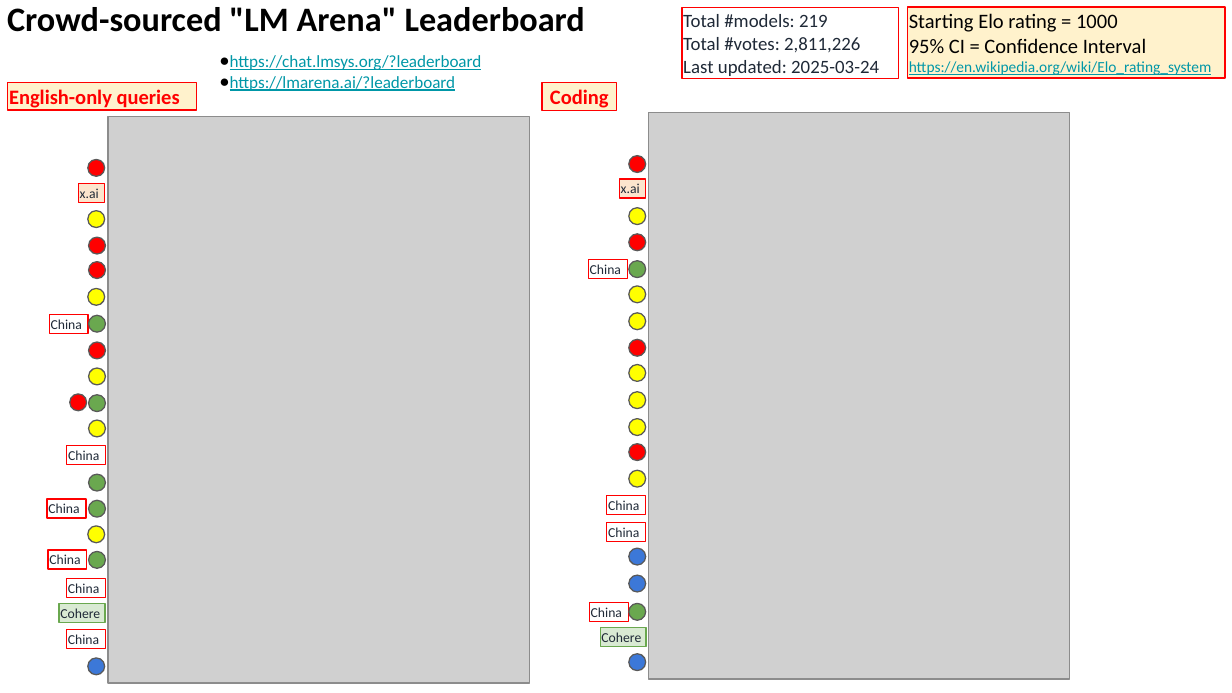
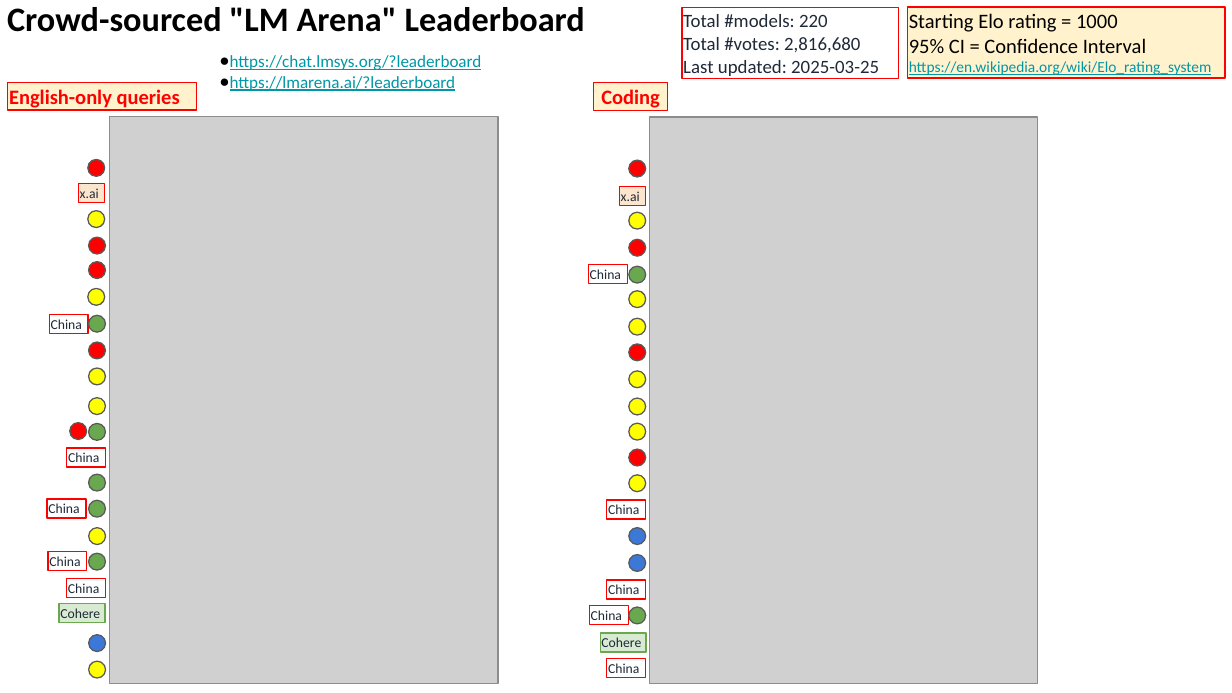
Before and after one commit to lselector/seminar, a slide deck: slide 22 of 2025/2025-03-28-AI-Updates.pptx (slide 20 before the commit). Drawn at 1232x693 pixels with LibreOffice and Linux fonts; fonts in the diff are those of the drawing; grey boxes stand for pictures. Boxes give left, top, right and bottom in pixels: in the first picture for what was removed or moved away, otherwise in the second. Text is boxed around its words. In the diff, an @@ line names an element or a change of style, - is before the commit and + after.

```diff
--- a/2025/2025-03-28-AI-Updates.pptx
+++ b/2025/2025-03-28-AI-Updates.pptx
@@ text in rectangle at [683, 14, 879, 76]: text changed @@
-Total #models: 219
-Total #votes: 2,811,226
-Last updated: 2025-03-24
+Total #models: 220
+Total #votes: 2,816,680
+Last updated: 2025-03-25
@@ rectangle "Coding": place and size @@
-rectangle "Coding" at [542, 83, 616, 110]
+rectangle "Coding" at [594, 83, 668, 110]
@@ picture: place and size @@
-picture at [108, 117, 530, 684]
+picture at [110, 117, 498, 684]
@@ picture: place and size @@
-picture at [648, 112, 1069, 679]
+picture at [649, 117, 1037, 684]
@@ ellipse: place and size @@
-ellipse at [89, 420, 106, 437]
+ellipse at [89, 398, 106, 415]
@@ ellipse: place and size @@
-ellipse at [70, 394, 87, 411]
+ellipse at [70, 423, 87, 440]
@@ ellipse: place and size @@
-ellipse at [89, 394, 106, 411]
+ellipse at [89, 424, 106, 441]
@@ ellipse: place and size @@
-ellipse at [628, 575, 646, 593]
+ellipse at [628, 527, 646, 545]
@@ 14 ellipses, 6 rectangles: place and size @@
-14 ellipses, 6 rectangles at [67, 155, 647, 646]
+14 ellipses, 6 rectangles at [67, 160, 647, 652]
@@ rectangle "China": place and size @@
-rectangle "China" at [607, 522, 647, 541]
+rectangle "China" at [607, 580, 647, 599]
@@ ellipse: place and size @@
-ellipse at [87, 658, 105, 675]
+ellipse at [89, 634, 106, 652]
@@ rectangle "China": place and size @@
-rectangle "China" at [67, 630, 106, 648]
+rectangle "China" at [607, 658, 647, 676]
@@ ellipse removed at [628, 654, 646, 671] @@
@@ ellipse added at [89, 662, 106, 679], fill #FFFF00, outline #595959 0.75 pt @@
```
Also in this commit, not shown: 5 other slides changed, 2 slides added.
